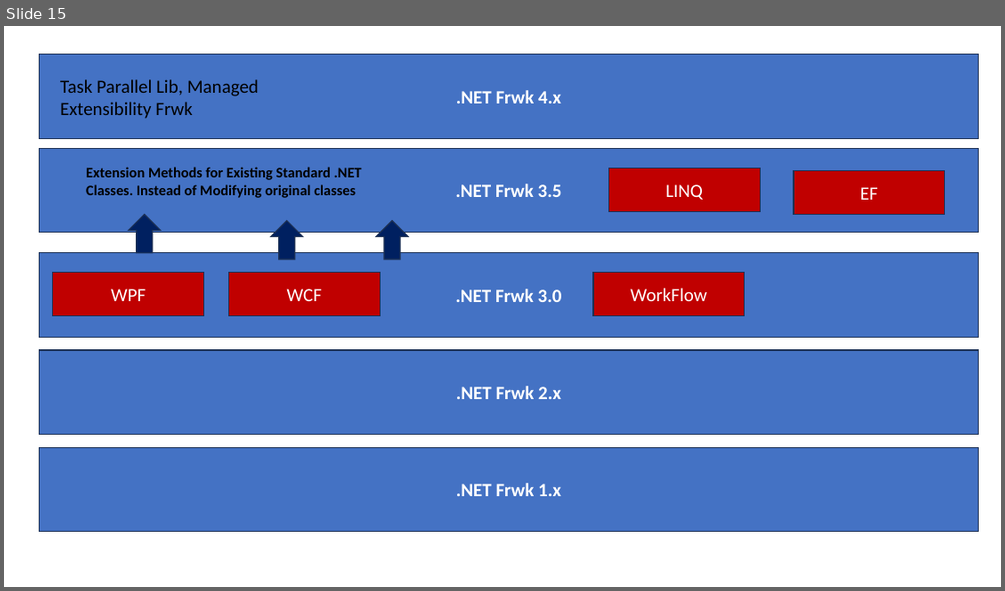
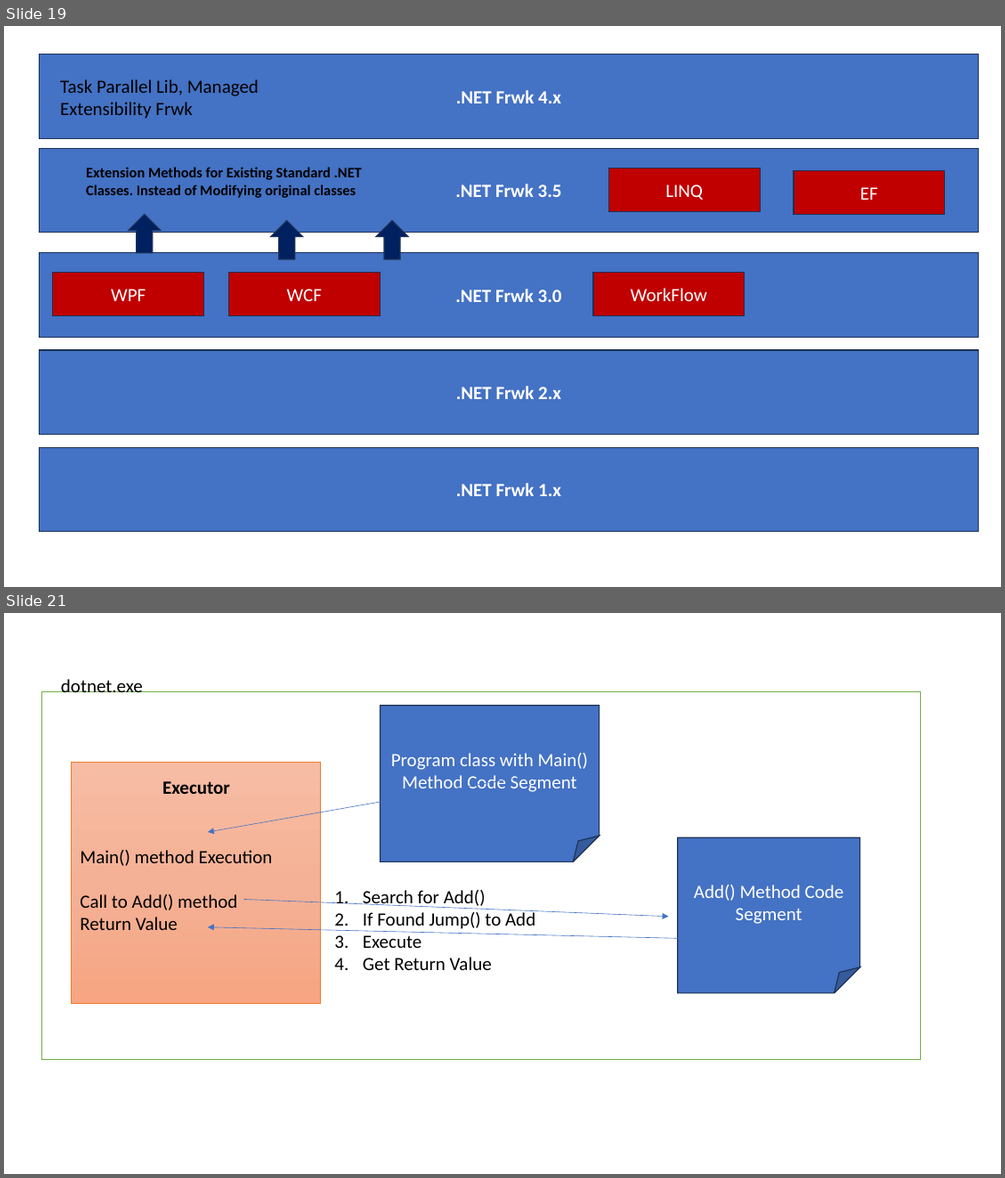
Before and after one commit to maheshsabnis/capita_sept_2023_Oct, a slide deck: Images.pptx. Shown one above the other, each under a label of ours: slide 15 before the commit, slides 19 and 21 after it; the slides between them are not shown. The pictures are 1005x591 and 1005x1178 pixels, drawn with LibreOffice and Linux fonts; fonts in the diff are those of the drawing. Boxes give left, top, right and bottom in pixels: in the first picture for what was removed or moved away, otherwise in the second. Text is boxed around its words. In the diff, an @@ line names an element or a change of style, - is before the commit and + after.

```diff
--- a/Images.pptx
+++ b/Images.pptx
@@ slide 21 added at bbox=[4, 613, 1001, 1174], background #FFFFFF @@
@@ rectangle added at bbox=[42, 691, 920, 1060], fill #FFFFFF, outline #70AD47 1 pt @@
@@ text added at bbox=[61, 679, 143, 692], 18 pt, text #000000 @@
+dotnet.exe
@@ folded corner added at bbox=[380, 705, 599, 861], fill #4472C4, outline #1E3256 1 pt, 18 pt, text #FFFFFF @@
+Program class with Main() Method Code Segment
@@ rectangle added at bbox=[72, 762, 320, 1003], fill gradient #F7BDA5 to #F5B196 to #F8A582, outline #ED7D31 0.5 pt @@
@@ arrow added from (558, 771) to (208, 832), #4472C4 0.5 pt @@
@@ text added at bbox=[162, 781, 230, 794], 18 pt, text #000000, bold @@
+Executor
@@ text added at bbox=[80, 850, 273, 930], 18 pt, text #000000 @@
+Main() method Execution
+Call to Add() method
+Return Value
@@ folded corner added at bbox=[678, 837, 860, 993], fill #4472C4, outline #1E3256 1 pt, 18 pt, text #FFFFFF @@
+Add() Method Code Segment
@@ arrow added from (243, 900) to (669, 916), #4472C4 0.5 pt @@
@@ text added at bbox=[363, 890, 535, 970], 18 pt, text #000000 @@
+1. Search for Add()
+2. If Found Jump() to Add
+3. Execute
+4. Get Return Value
@@ arrow added from (787, 941) to (208, 927), #4472C4 0.5 pt @@
@@ what was slide 15 is now slide 19 @@
```
Also in this commit, not shown: 8 other slides added, 37 other files.
